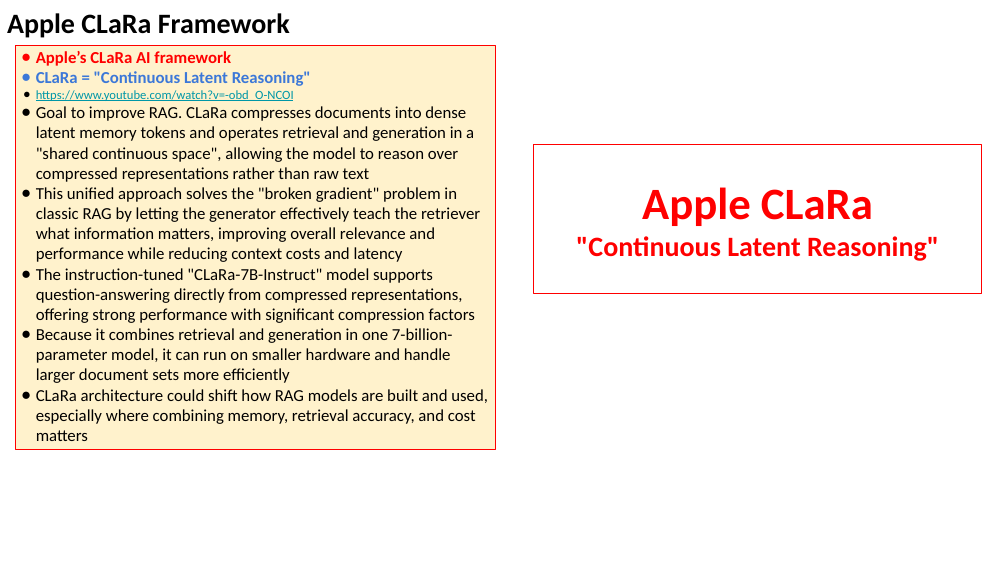
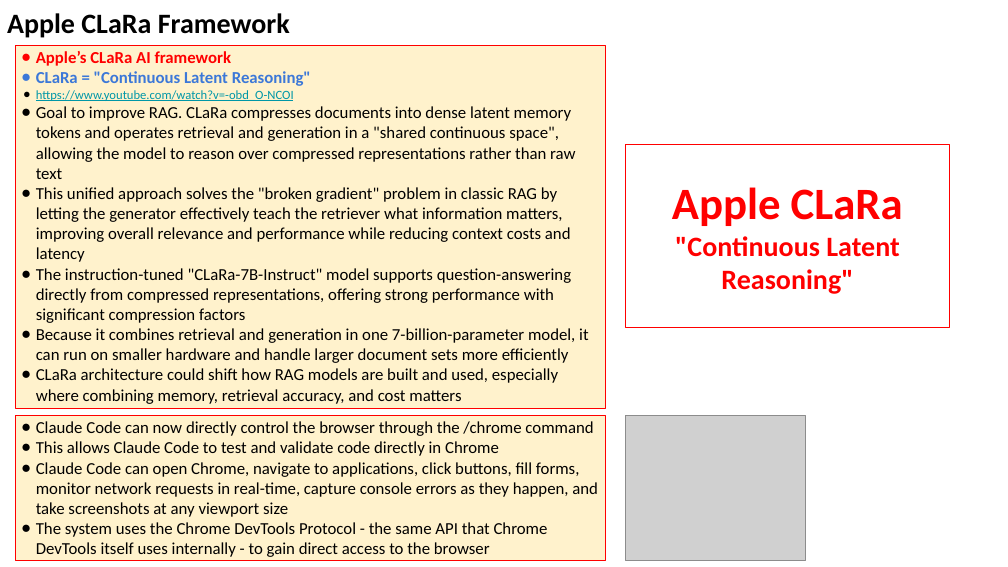
Before and after one commit to lselector/seminar, a slide deck: slide 20 of 2025/2025-12-19-AI-Updates.pptx. Drawn at 1008x567 pixels with LibreOffice and Linux fonts; fonts in the diff are those of the drawing; grey boxes stand for pictures. Boxes give left, top, right and bottom in pixels: in the first picture for what was removed or moved away, otherwise in the second. Text is boxed around its words. In the diff, an @@ line names an element or a change of style, - is before the commit and + after.

Commit message:
update

```diff
--- a/2025/2025-12-19-AI-Updates.pptx
+++ b/2025/2025-12-19-AI-Updates.pptx
@@ rectangle "Apple’s CLaRa AI framework": place and size @@
-rectangle "Apple’s CLaRa AI framework" at bbox=[16, 45, 495, 450]
+rectangle "Apple’s CLaRa AI framework" at bbox=[16, 45, 606, 409]
@@ rectangle "Apple CLaRa": place and size @@
-rectangle "Apple CLaRa" at bbox=[533, 144, 982, 293]
+rectangle "Apple CLaRa" at bbox=[626, 144, 950, 328]
@@ rectangle added at bbox=[16, 416, 606, 560], fill #FFF2CC, outline #FF0000 0.75 pt, 12 pt, text #000000 @@
+● Claude Code can now directly control the browser through the /chrome command
+● This allows Claude Code to test and validate code directly in Chrome
+● Claude Code can open Chrome, navigate to applications, click buttons, fill forms, monitor network requests in real-time, capture console errors as they happen, and take screenshots at any viewport size
+● The system uses the Chrome DevTools Protocol - the same API that Chrome DevTools itself uses internally - to gain direct access to the browser
@@ picture added at bbox=[626, 416, 806, 560] @@
```
Also in this commit, not shown: 2 other slides changed, 2 slides added, 1 slide removed.
